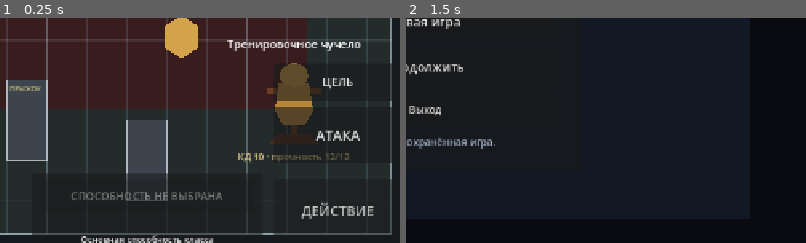
Above: before the commit, frames 1-2 (left to right).
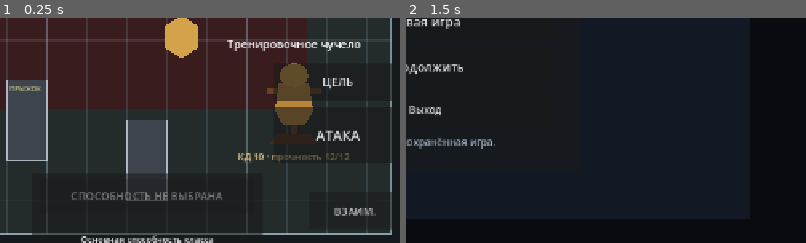
Above: after the commit, the same moments.

Repository: eretenkodaniil16-rgb/rpg-project
Game: Godot game, scene res://scenes/game/game.tscn
Same seed, same stepped clock (60 frames per second), same inputs: the game is played once before the commit and once after it. This scene is started directly instead of the project's main scene.
Inputs:
- Up to frame 1 (0.25 s): no input
- Up to frame 2 (1.5 s): click "ДЕЙСТВИЕ" (after the commit: "ВЗАИМ.") at 0.5 s; click "МЕНЮ" at 1.25 s
The pictures show only the part of the screen within x 48-98%, y 46-96%; the shares and areas given below are measured in that part.

The runs differ from the first frame. In frame 1, 0.9% of the frame differs, in the area x 68-98%, y 71-97%; in frame 2, nothing differs.

Commit message:
fix: hide legacy interaction button during combat

Diff:
--- a/scripts/ui/dialogue_visual_controller.gd
+++ b/scripts/ui/dialogue_visual_controller.gd
@@ -6,18 +6,26 @@
 var _dialogue_ui: Control
 var _portrait: DialoguePortrait
 var _bottom_panel: PanelContainer
+var _interact_button: Button
+var _game_world: Node
 var _last_target_id: int = -1
 
 
 func setup(dialogue_ui: Control) -> void:
 	_dialogue_ui = dialogue_ui
 	_build_layout()
+	_configure_context_button()
 	set_process(true)
 
 
 func _process(_delta: float) -> void:
 	if _dialogue_ui == null or not is_instance_valid(_dialogue_ui):
 		return
+	_update_portrait()
+	_update_context_button_visibility()
+
+
+func _update_portrait() -> void:
 	var target_value: Variant = _dialogue_ui.get("_dialogue_target")
 	var target: Node = target_value as Node if target_value is Node else null
 	var target_id: int = target.get_instance_id() if target != null and is_instance_valid(target) else 0
@@ -92,9 +100,39 @@
 		text.add_theme_font_size_override("font_size", 18)
 
 
+func _configure_context_button() -> void:
+	if _dialogue_ui == null:
+		return
+	_interact_button = _dialogue_ui.get_node_or_null("../MobileControls/InteractButton") as Button
+	_game_world = get_tree().get_first_node_in_group("game_world")
+	if _interact_button == null:
+		return
+	_interact_button.text = "ВЗАИМ."
+	_interact_button.offset_left = -176.0
+	_interact_button.offset_top = -112.0
+	_interact_button.offset_right = -28.0
+	_interact_button.offset_bottom = -52.0
+	_interact_button.add_theme_font_size_override("font_size", 17)
+
+
+func _update_context_button_visibility() -> void:
+	if _interact_button == null or not is_instance_valid(_interact_button):
+		return
+	if _game_world == null or not is_instance_valid(_game_world):
+		_game_world = get_tree().get_first_node_in_group("game_world")
+	var combat_active: bool = false
+	if _game_world != null and _game_world.has_method("is_turn_based_combat_active"):
+		combat_active = bool(_game_world.call("is_turn_based_combat_active"))
+	_interact_button.visible = not combat_active
+
+
 func get_portrait_for_testing() -> DialoguePortrait:
 	return _portrait
 
 
 func get_bottom_panel_for_testing() -> PanelContainer:
 	return _bottom_panel
+
+
+func get_context_button_for_testing() -> Button:
+	return _interact_button
